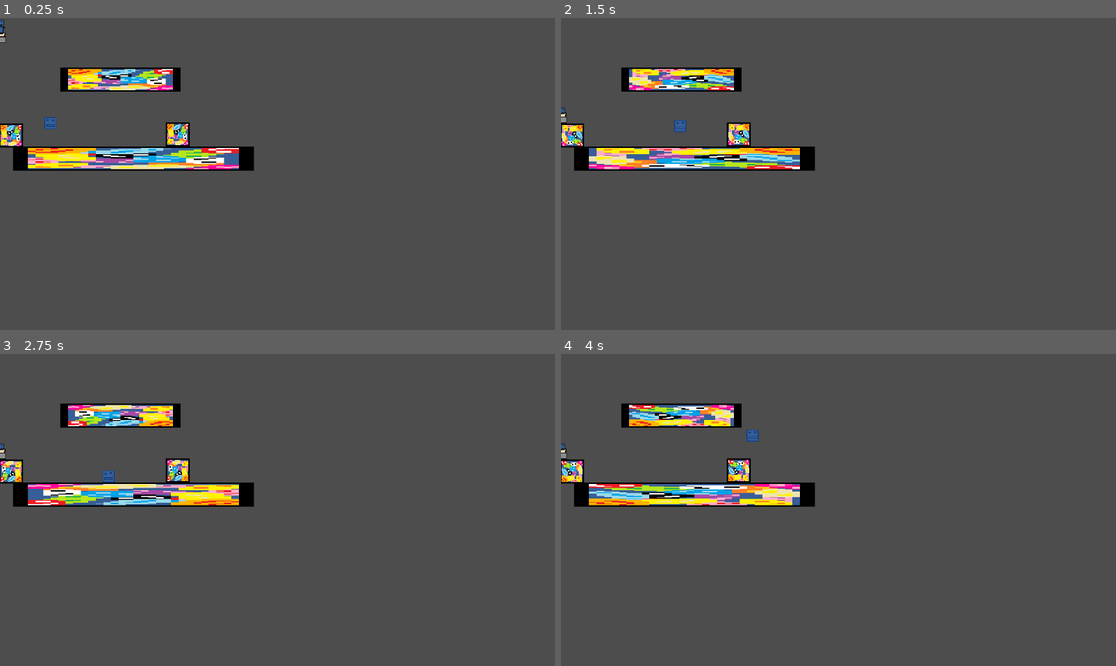
Above: before the commit, frames 1-4 (two rows, left to right).
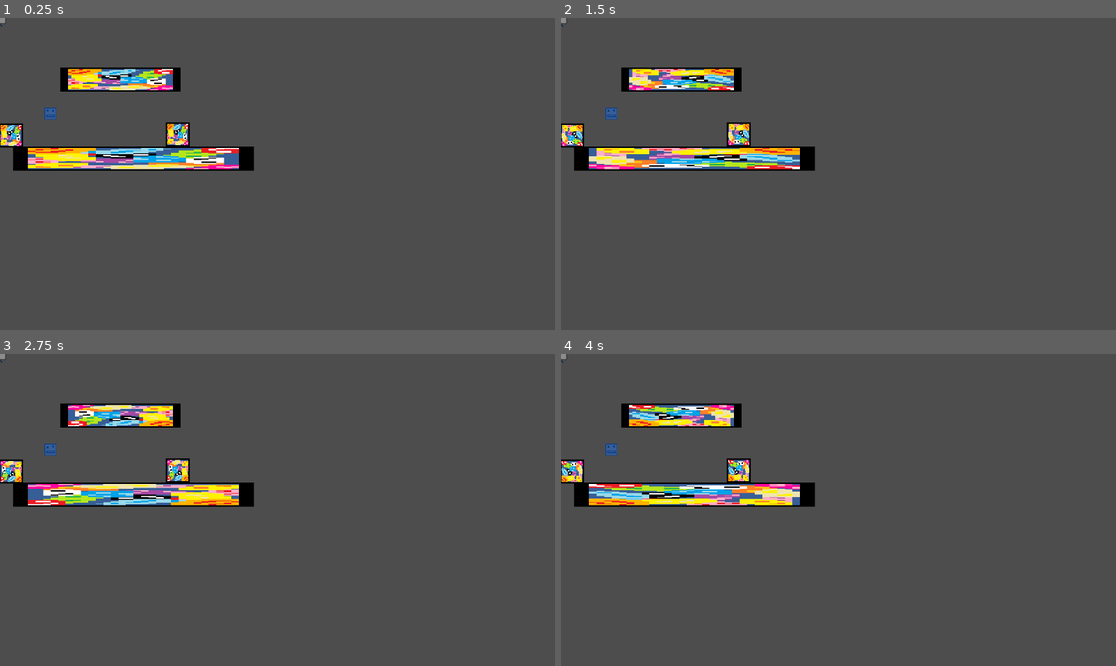
Above: after the commit, the same moments.

Repository: Ksawex4/Block-Jumper-Godot
Game: Godot game, scene res://Scenes/test_room.tscn
The game is run twice, just before and just after one commit, with the same random seed, the same clock (stepped at 60 frames per second) and the same inputs.
Inputs:
- Up to frame 1 (0.25 s): no input
- Up to frame 2 (1.5 s): hold D (FencyRight) from 0.53 s (still down); tap W (FencyJump) at 0.77 s
- Up to frame 3 (2.75 s): tap W (FencyJump) at 1.52 s; release D (FencyRight) at 2.03 s; hold A (FencyLeft) from 2.03 s (still down)
- Up to frame 4 (4 s): release A (FencyLeft) at 2.78 s; hold D (FencyRight) from 2.78 s (still down); tap W (FencyJump) at 3.02, 3.77 s

The runs differ from the first frame. In frame 1, 0.2% of the frame differs, in the area x 0-11%, y 0-36%; in frame 2, 0.2%, in the area x 0-23%, y 0-37%; in frame 3, 0.2%; in frame 4, 0.2%.
Error after the commit: Parse Error: Identifier "damage" not declared in the current scope. (res://Scripts/Player.gd:35)

Commit message:
added HP to players

Diff:
--- a/Scenes/Objects/fency.tscn
+++ b/Scenes/Objects/fency.tscn
@@ -45,3 +45,5 @@
 
 [node name="HitBox" type="CollisionShape2D" parent="HitBoxArea"]
 shape = SubResource("RectangleShape2D_r12lk")
+
+[connection signal="body_entered" from="HitBoxArea" to="." method="_on_hit_box_area_body_entered"]
--- a/Scenes/Objects/pan_loduwka.tscn
+++ b/Scenes/Objects/pan_loduwka.tscn
@@ -34,6 +34,7 @@
 leftKey = "PanLoduwkaLeft"
 rightKey = "PanLoduwkaRight"
 jumpKey = "PanLoduwkaJump"
+WhosHp = "PanLoduwkaHP"
 
 [node name="PanLoduwkaMesh" type="MeshInstance2D" parent="."]
 rotation = 3.14159
@@ -48,6 +49,8 @@
 collision_layer = 2
 collision_mask = 4
 
-[node name="HibBox" type="CollisionShape2D" parent="HitBoxArea"]
+[node name="HitBox" type="CollisionShape2D" parent="HitBoxArea"]
 position = Vector2(0.42, 0.68)
 shape = SubResource("RectangleShape2D_ha7ox")
+
+[connection signal="body_entered" from="HitBoxArea" to="." method="_on_hit_box_area_body_entered"]
--- a/Scenes/Objects/toasty.tscn
+++ b/Scenes/Objects/toasty.tscn
@@ -17,6 +17,7 @@
 rightKey = "ToastyRight"
 jumpKey = "ToastyJump"
 gravityDifference = 10
+WhosHp = "ToastyHP"
 
 [node name="ToastyMesh" type="MeshInstance2D" parent="."]
 texture_filter = 1
@@ -35,3 +36,5 @@
 [node name="HitBox" type="CollisionShape2D" parent="HitBoxArea"]
 position = Vector2(0.02, 1.23)
 shape = SubResource("RectangleShape2D_12wjm")
+
+[connection signal="body_entered" from="HitBoxArea" to="." method="_on_hit_box_area_body_entered"]
--- a/Scripts/Global.gd
+++ b/Scripts/Global.gd
@@ -1,6 +1,9 @@
 extends Node
 
 var Gravity = 10
+var FencyHP = 10
+var ToastyHP = 10
+var PanLoduwkaHP = 10
 
 func _process(delta: float) -> void:
 	if Input.is_action_just_pressed("Quit"):
--- a/Scripts/Player.gd
+++ b/Scripts/Player.gd
@@ -6,8 +6,12 @@
 @export var rightKey = "FencyRight"
 @export var jumpKey = "FencyJump"
 @export var gravityDifference = 0
+@export var WhosHp = "FencyHP"
 
 func _physics_process(delta: float) -> void:
+	if Global.get(WhosHp) <= 0:
+		queue_free()
+
 	if !is_on_floor():
 		velocity.y += Global.Gravity + gravityDifference
 
@@ -25,3 +29,13 @@
 
 func move(x):
 	velocity.x = speed * x
+
+
+func _on_hit_box_area_body_entered(body: Node2D) -> void:
+	var hit = body.get(damage)
+	hurt(hit)
+
+func hurt(damage):
+	var HP = Global.get(WhosHp)
+	HP = HP - damage
+	Global.set(WhosHp, HP)
